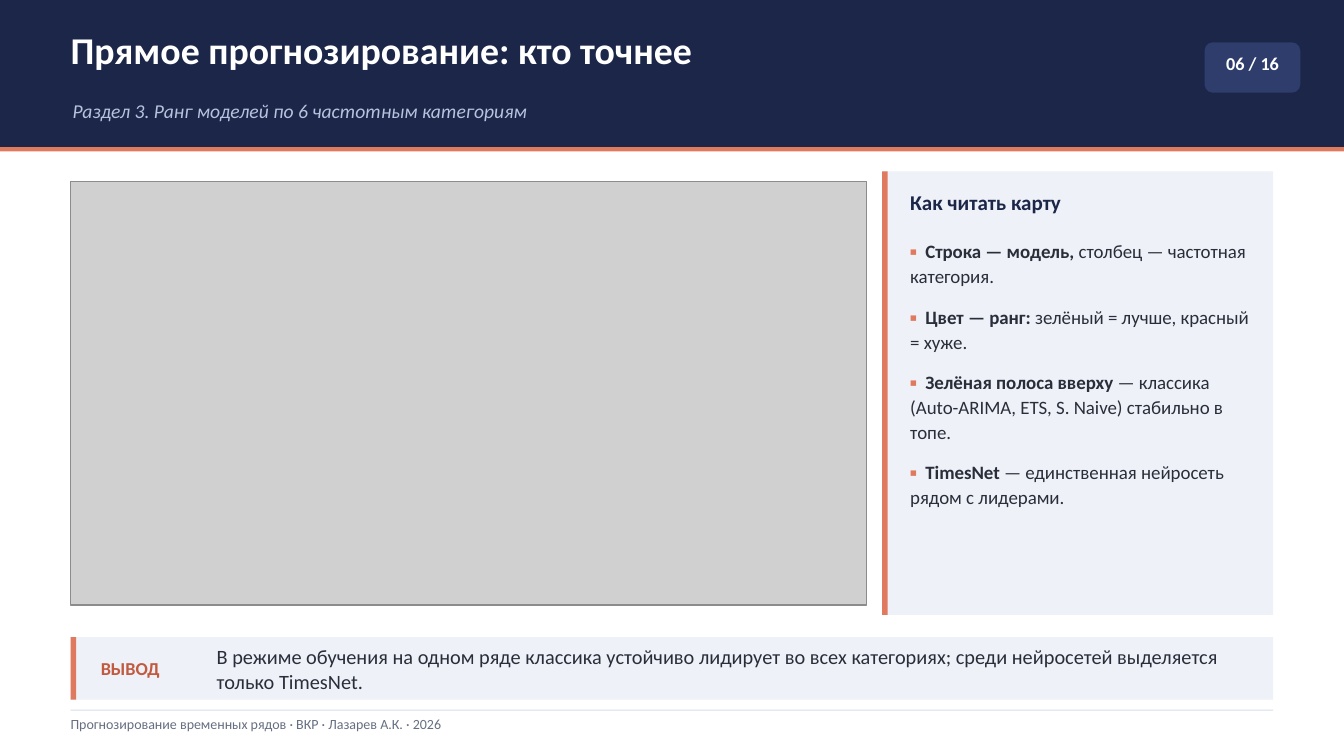
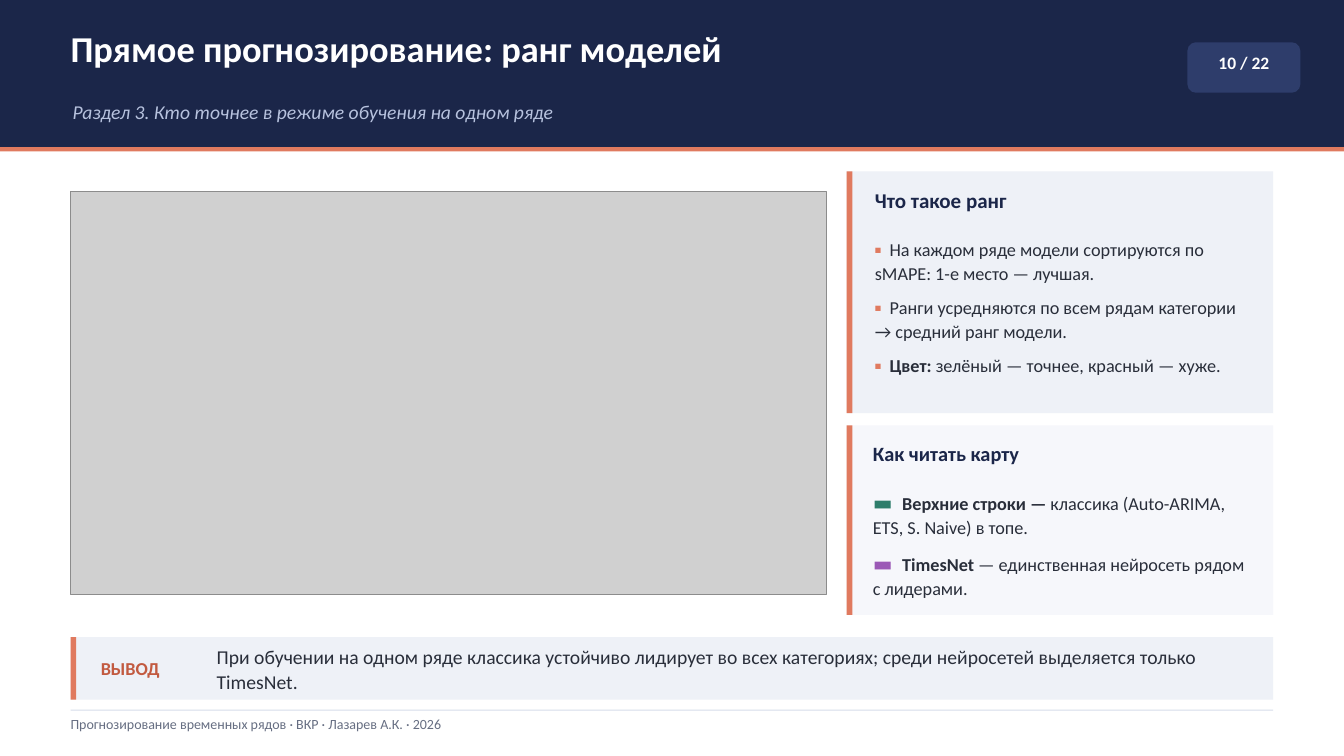
Before and after one commit to Prost444/Hybrid-models-for-TS-processing, a slide deck: slide 10 of docs/Презентация_Лазарев_ВКР.pptx (slide 6 before the commit). Drawn at 1344x756 pixels with LibreOffice and Linux fonts; fonts in the diff are those of the drawing; grey boxes stand for pictures. Boxes give left, top, right and bottom in pixels: in the first picture for what was removed or moved away, otherwise in the second. Text is boxed around its words. In the diff, an @@ line names an element or a change of style, - is before the commit and + after.

```diff
--- a/docs/Презентация_Лазарев_ВКР.pptx
+++ b/docs/Презентация_Лазарев_ВКР.pptx
@@ text at box(71, 37, 722, 68): text changed; size 27 to 26 pt @@
-Прямое прогнозирование: кто точнее
+Прямое прогнозирование: ранг моделей
@@ rounded rectangle: place and size @@
-rounded rectangle at box(1205, 42, 1301, 93)
+rounded rectangle at box(1188, 42, 1301, 93)
@@ text added at box(1218, 57, 1270, 69), 12.5 pt, text #FFFFFF, bold @@
+10 / 22
@@ text removed at box(1226, 57, 1279, 70) @@
-06 / 16
@@ text at box(73, 106, 553, 122): text changed @@
-Раздел 3. Ранг моделей по 6 частотным категориям
+Раздел 3. Кто точнее в режиме обучения на одном ряде
@@ rectangle: place and size @@
-rectangle at box(882, 171, 1273, 615)
+rectangle at box(847, 171, 1273, 413)
@@ rectangle: place and size @@
-rectangle at box(882, 171, 888, 615)
+rectangle at box(847, 171, 853, 413)
@@ picture: place and size @@
-picture at box(71, 181, 867, 606)
+picture at box(71, 192, 827, 594)
@@ text added at box(875, 194, 1006, 212), 15 pt, text #1B2649, bold @@
+Что такое ранг
@@ text added at box(875, 244, 1237, 375), 13 pt, text #292E3A @@
+▪ На каждом ряде модели сортируются по sMAPE: 1-е место — лучшая.
+▪ Ранги усредняются по всем рядам категории → средний ранг модели.
+▪ Цвет: зелёный — точнее, красный — хуже.
@@ rectangle added at box(847, 425, 1273, 615), fill #F6F7FB @@
@@ rectangle added at box(847, 425, 853, 615), fill #E07A5F @@
@@ text "Как читать карту": place and size @@
-text "Как читать карту" at box(910, 196, 1061, 214)
+text "Как читать карту" at box(873, 448, 1019, 465)
@@ text "Как читать карту" at box(873, 448, 1019, 465): size 15 to 14.5 pt @@
@@ text at box(873, 497, 1244, 598): text changed; size 13.5 to 13 pt @@
-▪ Строка — модель, столбец — частотная категория.
-▪ Цвет — ранг: зелёный = лучше, красный = хуже.
-▪ Зелёная полоса вверху — классика (Auto-ARIMA, ETS, S. Naive) стабильно в топе.
-▪ TimesNet — единственная нейросеть рядом с лидерами.
+▬ Верхние строки — классика (Auto-ARIMA, ETS, S. Naive) в топе.
+▬ TimesNet — единственная нейросеть рядом с лидерами.
@@ text at box(217, 650, 1196, 689): text changed; size 14.5 to 14 pt @@
-В режиме обучения на одном ряде классика устойчиво лидирует во всех категориях; среди нейросетей выделяется только TimesNet.
+При обучении на одном ряде классика устойчиво лидирует во всех категориях; среди нейросетей выделяется только TimesNet.
```
Also in this commit, not shown: 12 other slides changed, 10 slides added, 1 slide removed, 25 other files.
